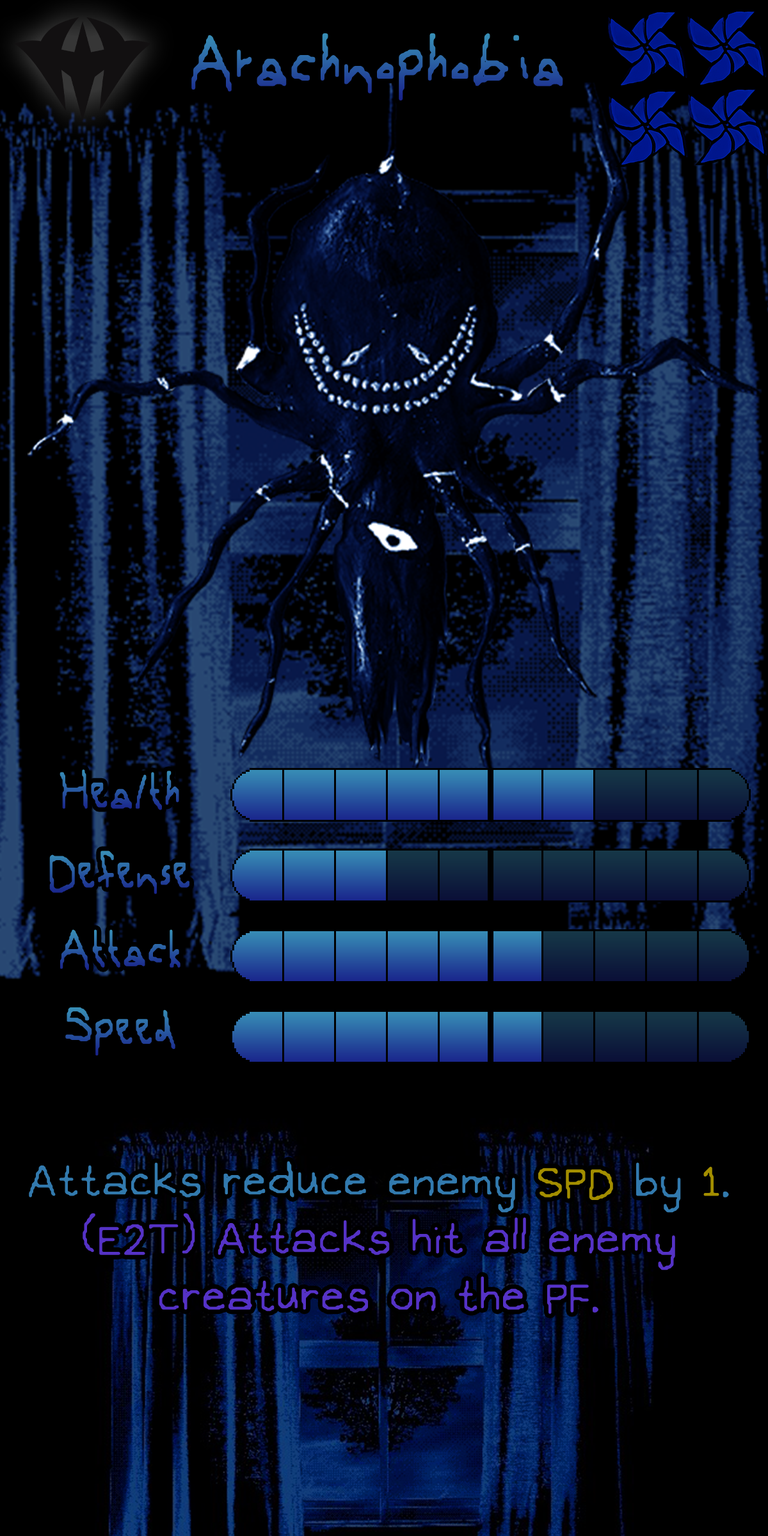
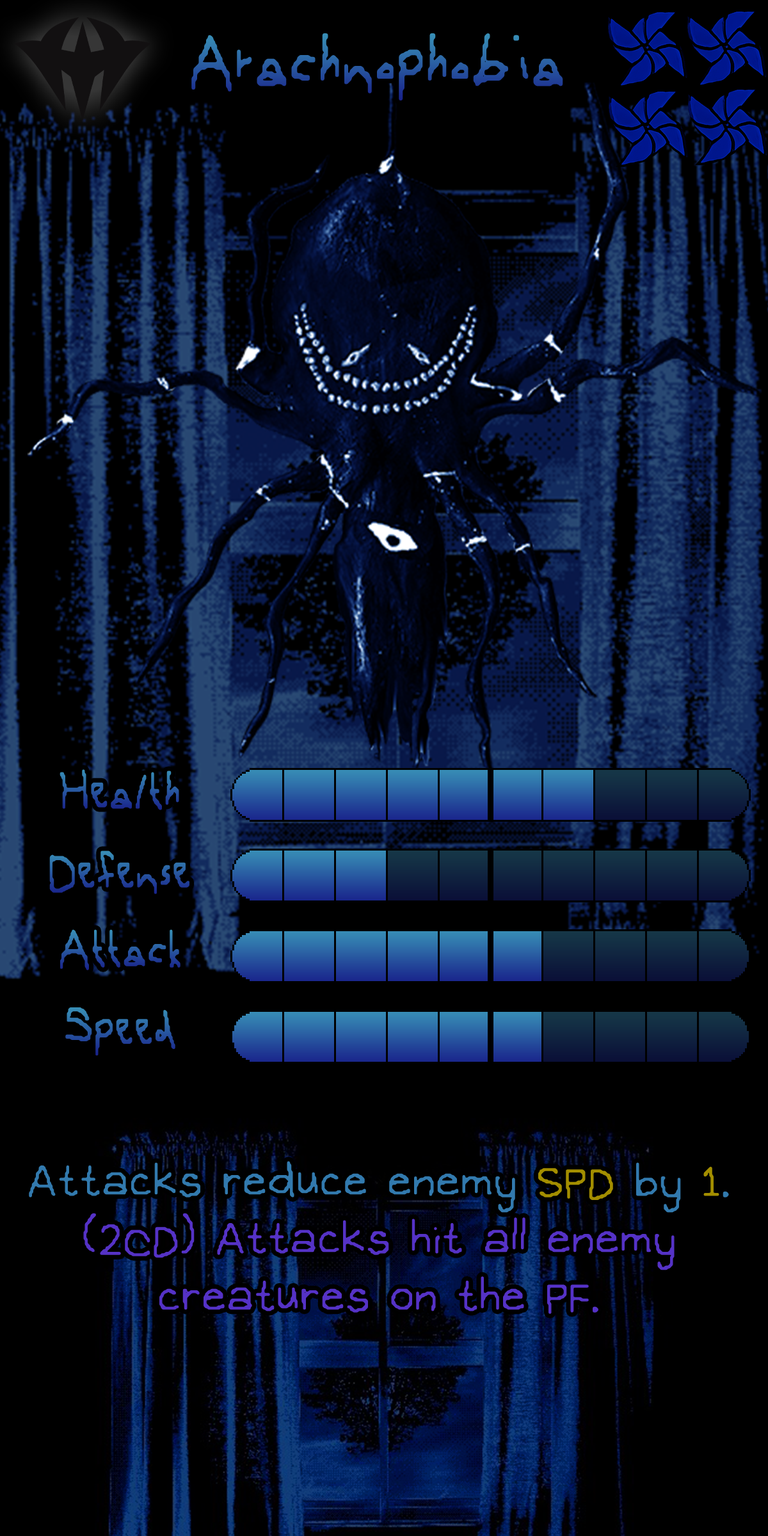
Comparing the layer stacks of the two w=768, h=1536 images. Changes:
painted on "Ability" over [82, 1212, 676, 1271]
